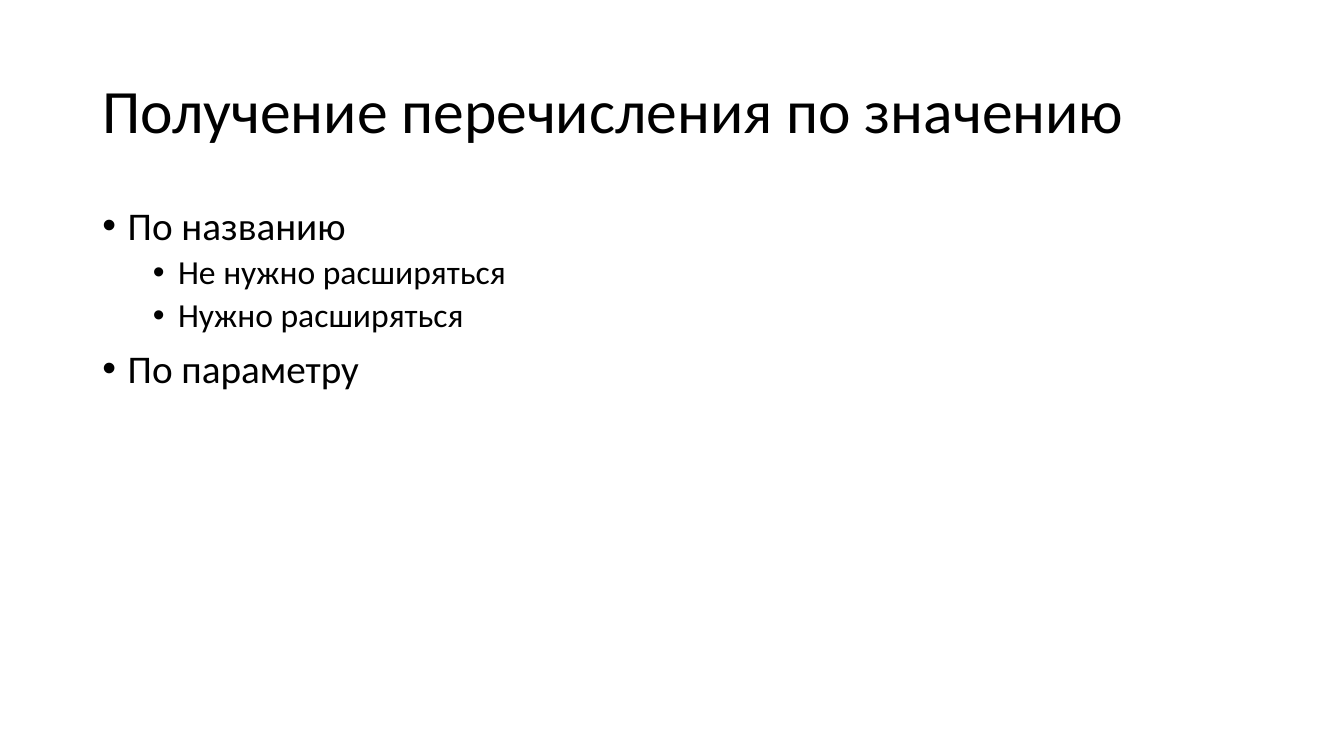
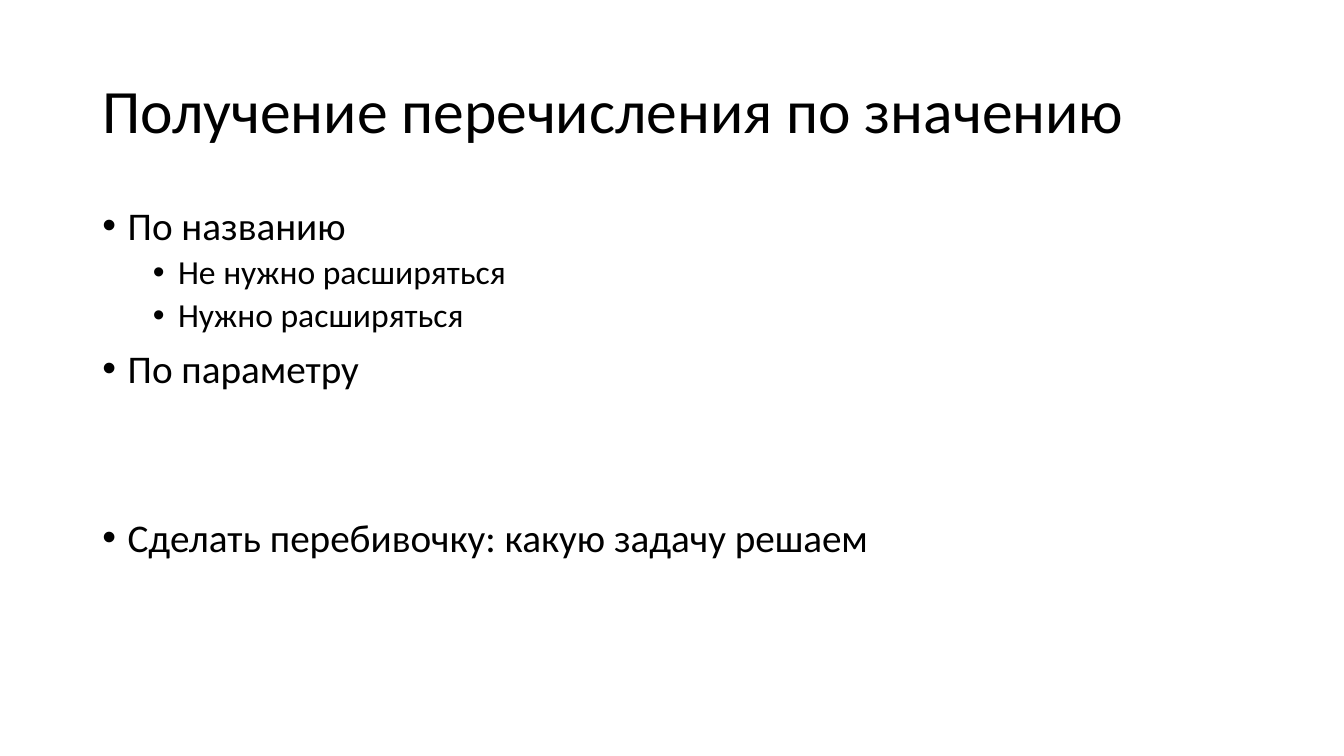
Before and after one commit to Boiarshinov/enums, a slide deck: slide 29 of docs/presentation.pptx (slide 28 before the commit). Drawn at 1344x756 pixels with LibreOffice and Linux fonts; fonts in the diff are those of the drawing. Boxes give left, top, right and bottom in pixels: in the first picture for what was removed or moved away, otherwise in the second. Text is boxed around its words. In the diff, an @@ line names an element or a change of style, - is before the commit and + after.

```diff
--- a/docs/presentation.pptx
+++ b/docs/presentation.pptx
@@ text at bbox=[128, 525, 868, 559]: paragraph added @@
+• Сделать перебивочку: какую задачу решаем
```
Also in this commit, not shown: 7 other slides changed, 7 slides added, 3 slides removed.
